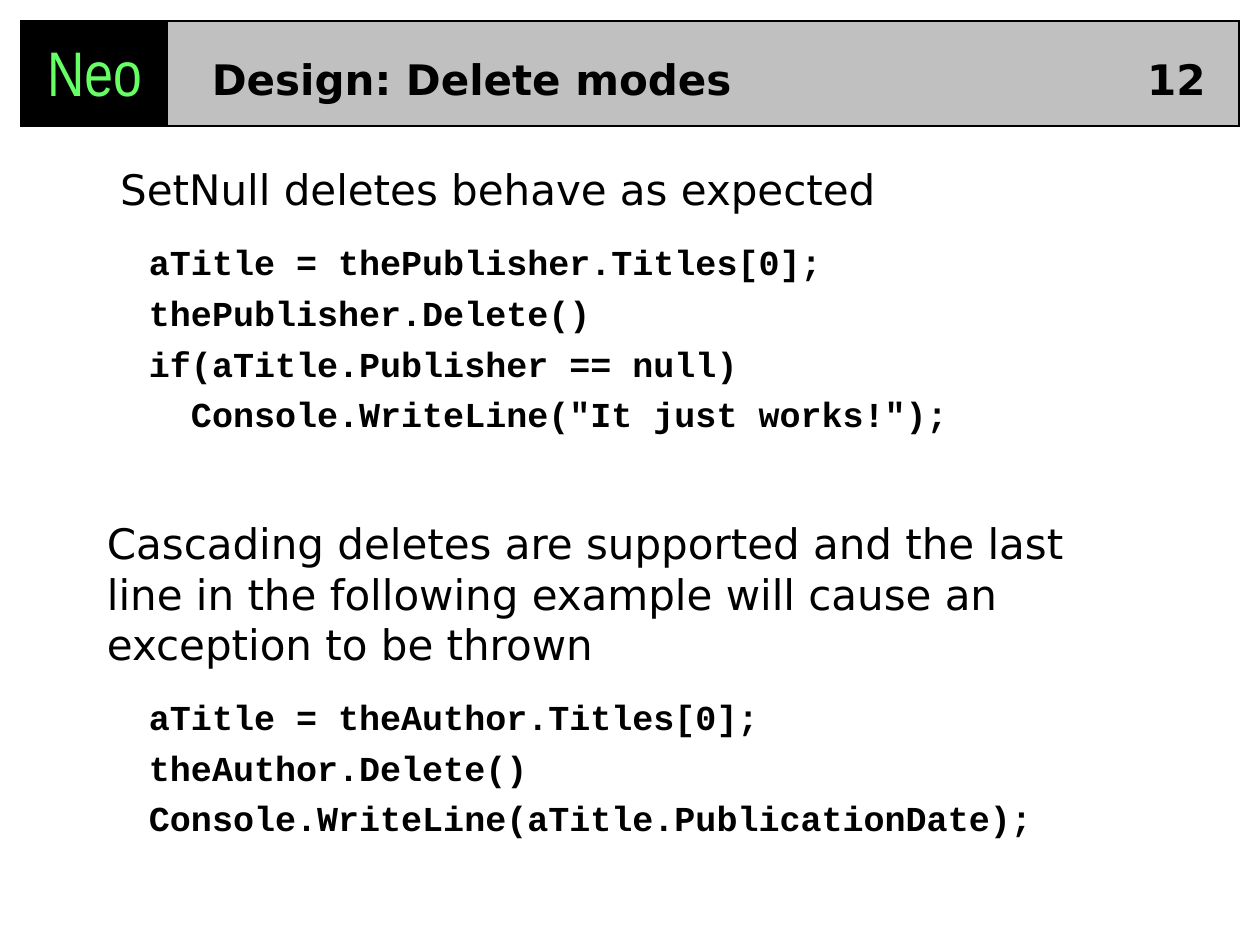
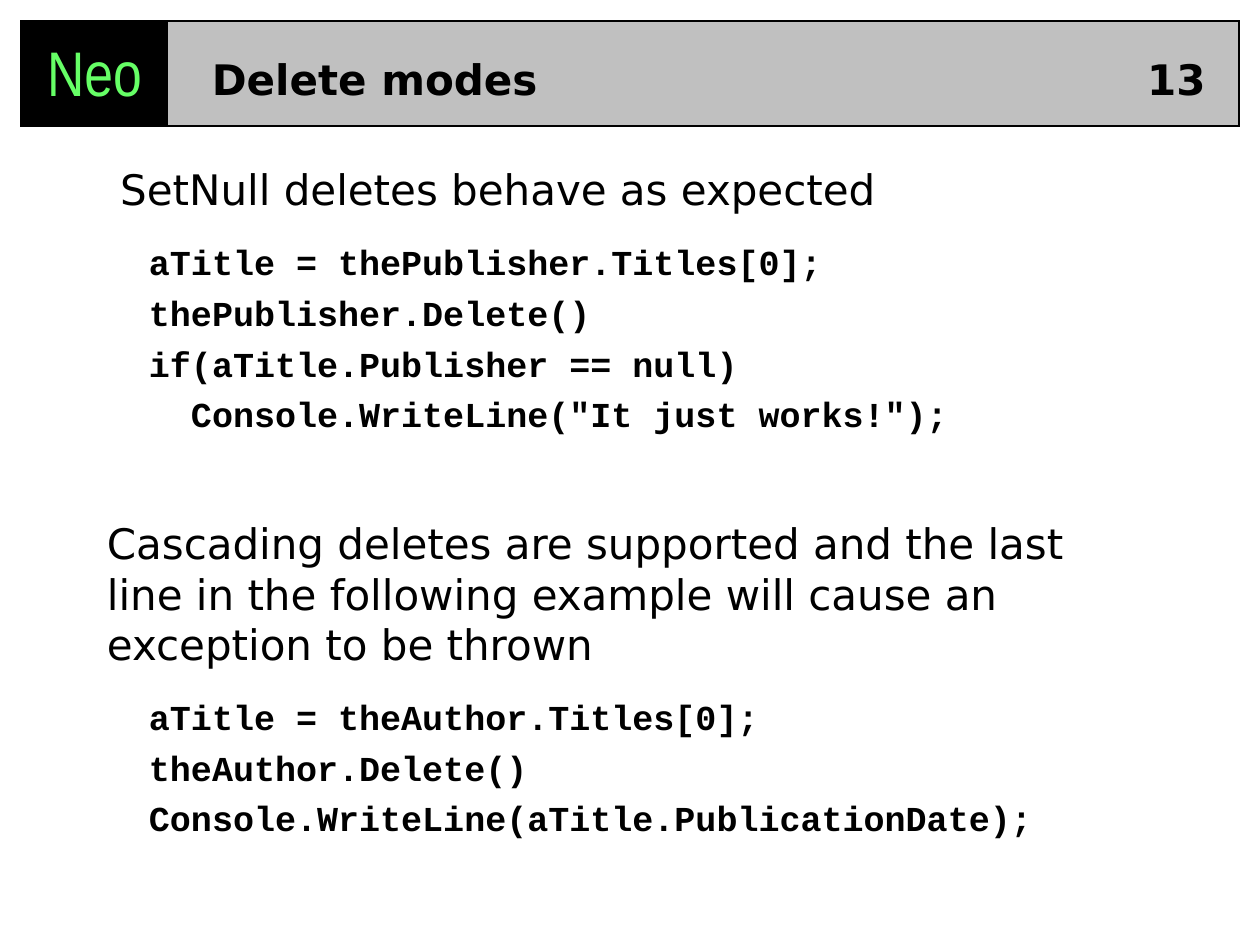
Before and after one commit to codehaus/neo, a slide deck: slide 13 of neo/docs/Neo_DesignGoals.ppt (slide 12 before the commit). Drawn at 1260x945 pixels with LibreOffice and Linux fonts; fonts in the diff are those of the drawing. Boxes give left, top, right and bottom in pixels: in the first picture for what was removed or moved away, otherwise in the second. Text is boxed around its words. In the diff, an @@ line names an element or a change of style, - is before the commit and + after.

```diff
--- a/neo/docs/Neo_DesignGoals.ppt
+++ b/neo/docs/Neo_DesignGoals.ppt
@@ title at [212, 63, 537, 96]: text changed @@
-Design: Delete modes
+Delete modes
@@ page number at [1147, 64, 1205, 96]: text changed @@
-12
+13
```
Also in this commit, not shown: 12 other slides changed, 1 slide added, 5 other files.
